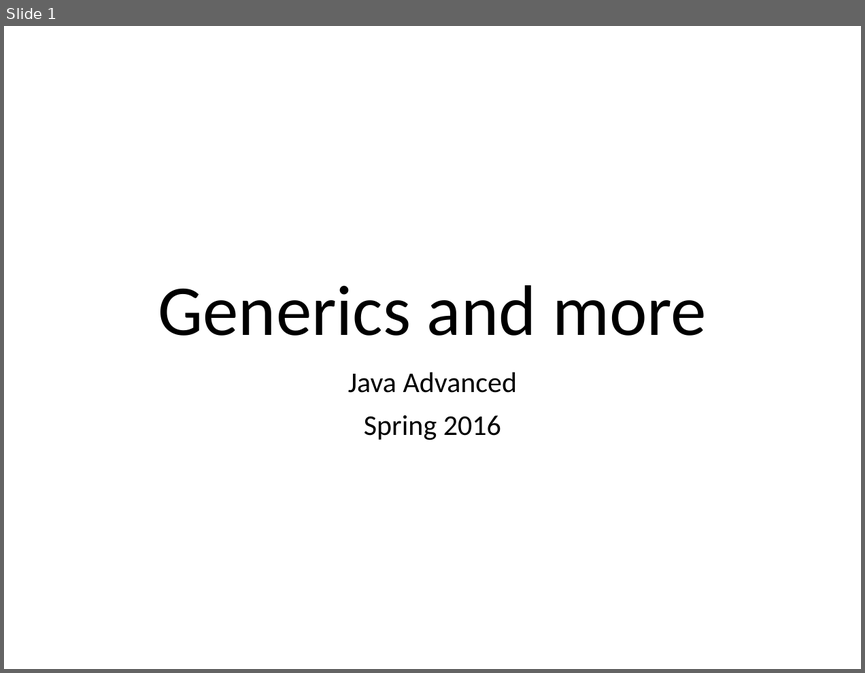
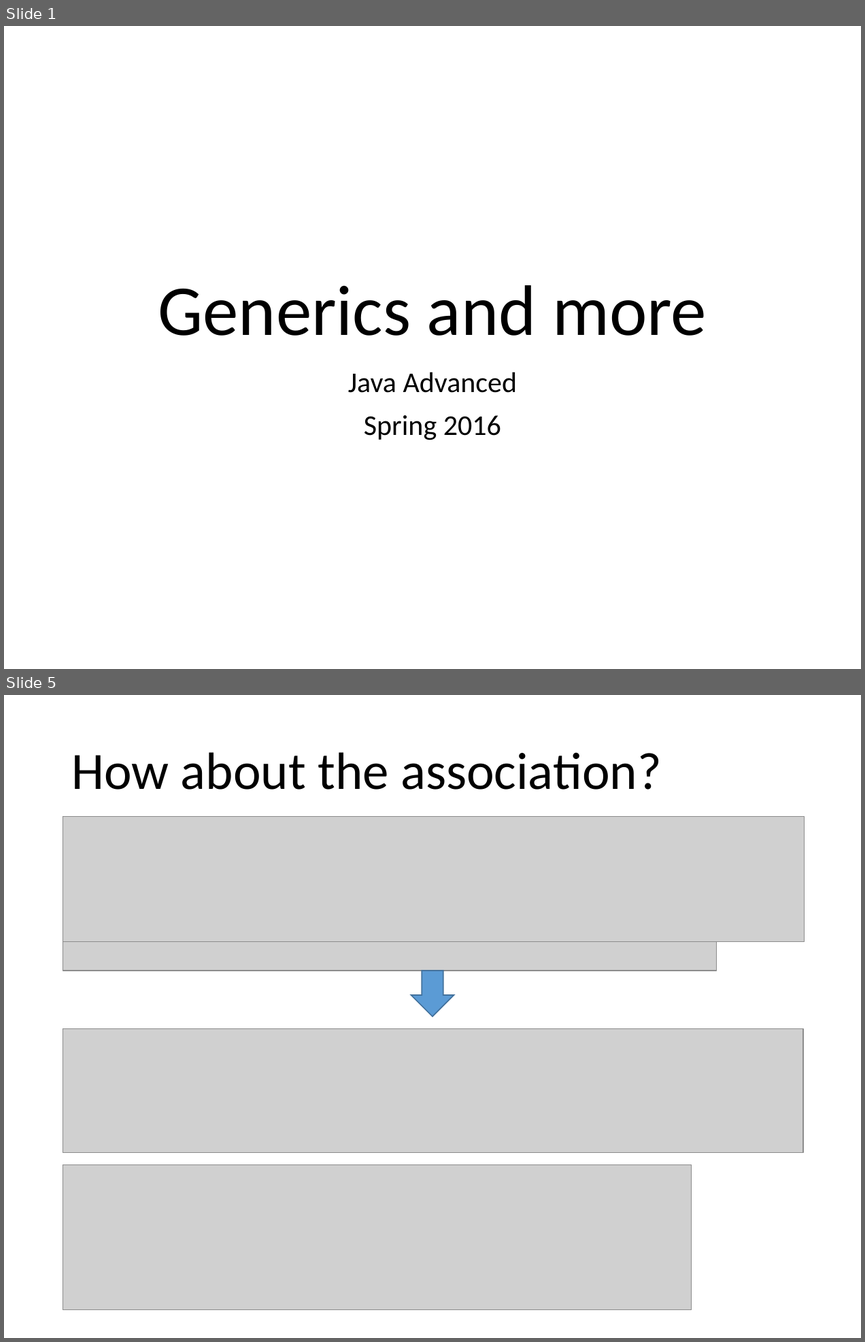
Before and after one commit to eguahlak/java-adv-01, a slide deck: src/main/resources/01 Generics and more.pptx. Shown one above the other, each under a label of ours: slide 1 before the commit, slides 1 and 5 after it; the slides between them are not shown. The pictures are 865x673 and 865x1342 pixels, drawn with LibreOffice and Linux fonts; fonts in the diff are those of the drawing; grey boxes stand for pictures. Boxes give left, top, right and bottom in pixels: in the first picture for what was removed or moved away, otherwise in the second. Text is boxed around its words. In the diff, an @@ line names an element or a change of style, - is before the commit and + after.

```diff
--- a/src/main/resources/01 Generics and more.pptx
+++ b/src/main/resources/01 Generics and more.pptx
@@ slide 5 added at [4,695,861,1338], background #FFFFFF @@
@@ title added at [71,752,661,790], 44 pt, text #000000 @@
+How about the association?
@@ picture added at [63,817,804,942] @@
@@ picture added at [63,941,716,971] @@
@@ down arrow added at [411,970,454,1016], fill #5B9BD5, outline #43739E 1 pt @@
@@ picture added at [63,1028,804,1152] @@
@@ picture added at [63,1164,691,1309] @@
```
Also in this commit, not shown: 3 slides changed, 6 other files.
